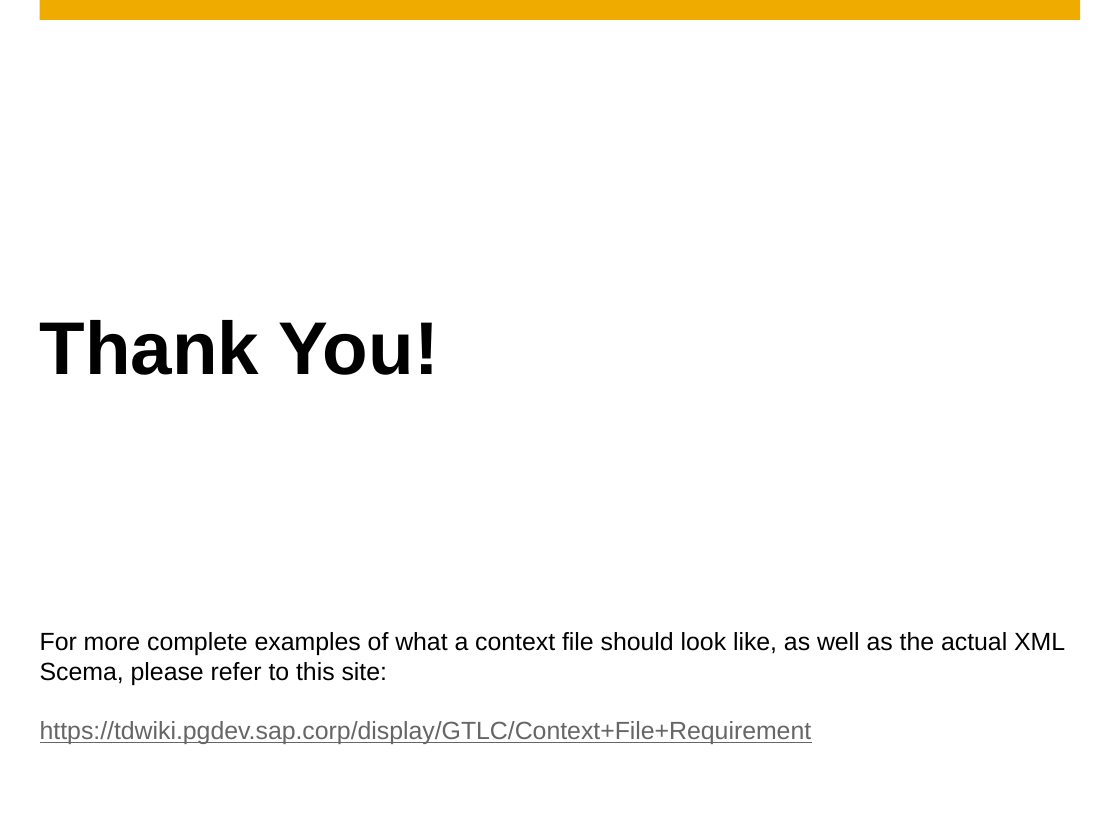
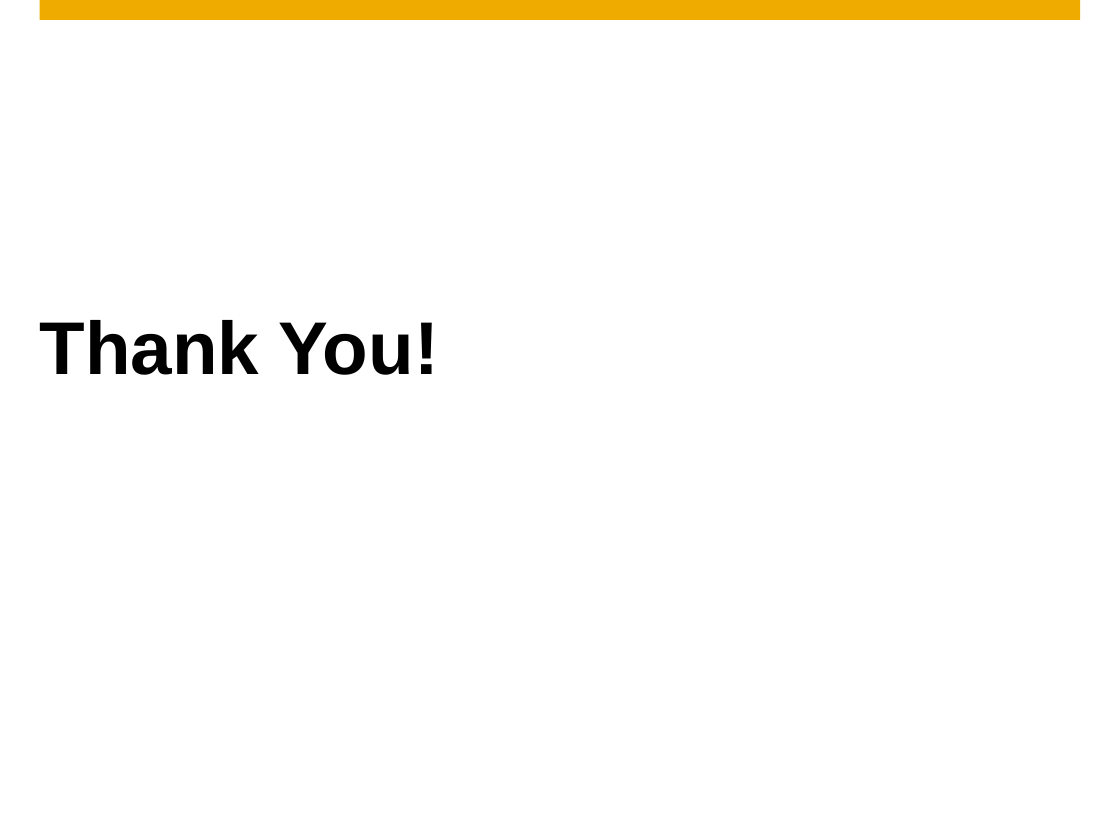
Before and after one commit to evanlouie/EXAM_system, a slide deck: slide 14 of The Exam System - User Guide.pptx. Drawn at 1120x840 pixels with LibreOffice and Linux fonts; fonts in the diff are those of the drawing; background and template pictures are left out. Boxes give left, top, right and bottom in pixels: in the first picture for what was removed or moved away, otherwise in the second. Text is boxed around its words. In the diff, an @@ line names an element or a change of style, - is before the commit and + after.

```diff
--- a/The Exam System - User Guide.pptx
+++ b/The Exam System - User Guide.pptx
@@ text removed at (40,632,1065,744) @@
-For more complete examples of what a context file should look like, as well as the actual XML Scema, please refer to this site:
-https://tdwiki.pgdev.sap.corp/display/GTLC/Context+File+Requirement
```
Also in this commit, not shown: 2 other slides changed.
